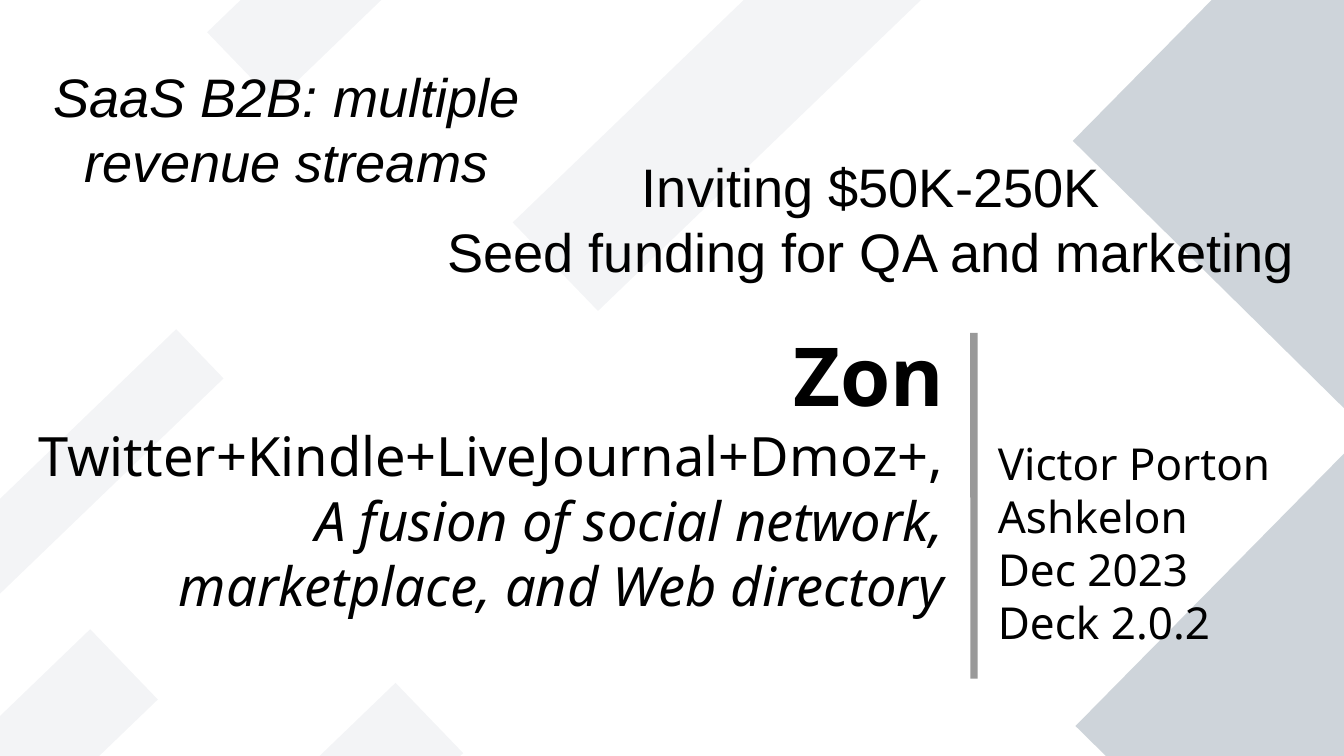
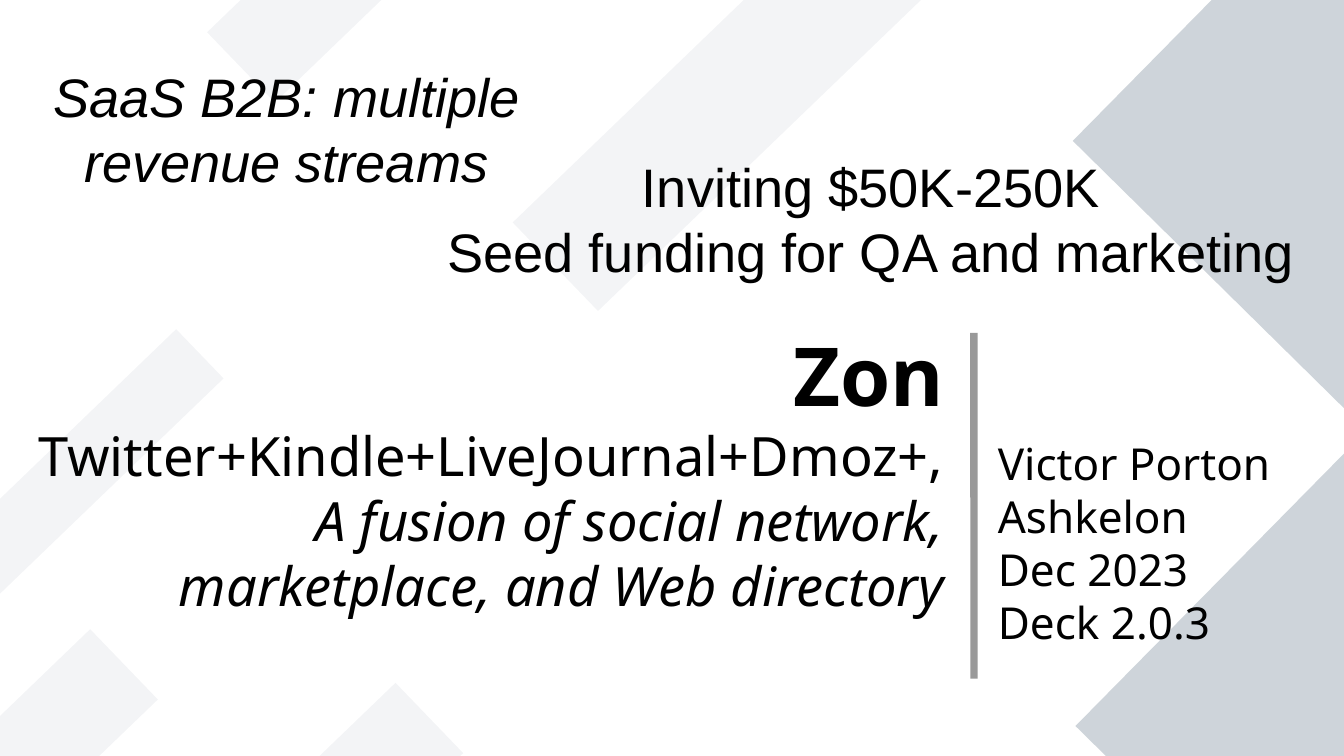
Before and after one commit to vporton/zondirectory2, a slide deck: slide 1 of docs/presentation.odp. Drawn at 1344x756 pixels with LibreOffice and Linux fonts; fonts in the diff are those of the drawing. Boxes give left, top, right and bottom in pixels: in the first picture for what was removed or moved away, otherwise in the second. Text is boxed around its words. In the diff, an @@ line names an element or a change of style, - is before the commit and + after.

```diff
--- a/docs/presentation.odp
+++ b/docs/presentation.odp
@@ text at (x1=998, y1=598, x2=1210, y2=650): text changed @@
-Deck 2.0.2
+Deck 2.0.3
```
Also in this commit, not shown: 1 other slide changed.
